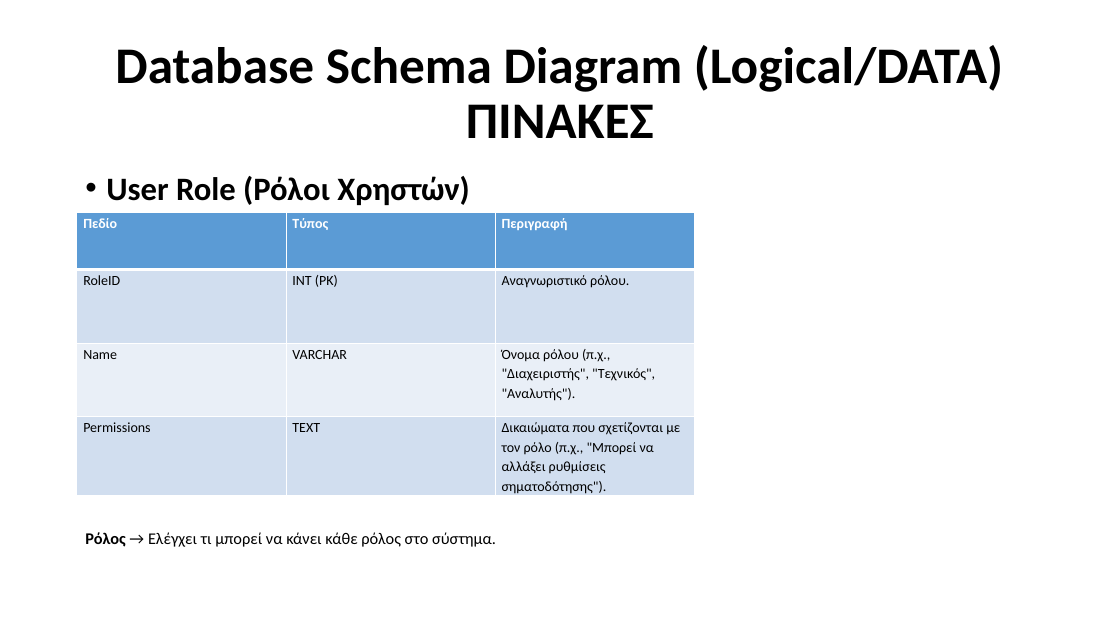
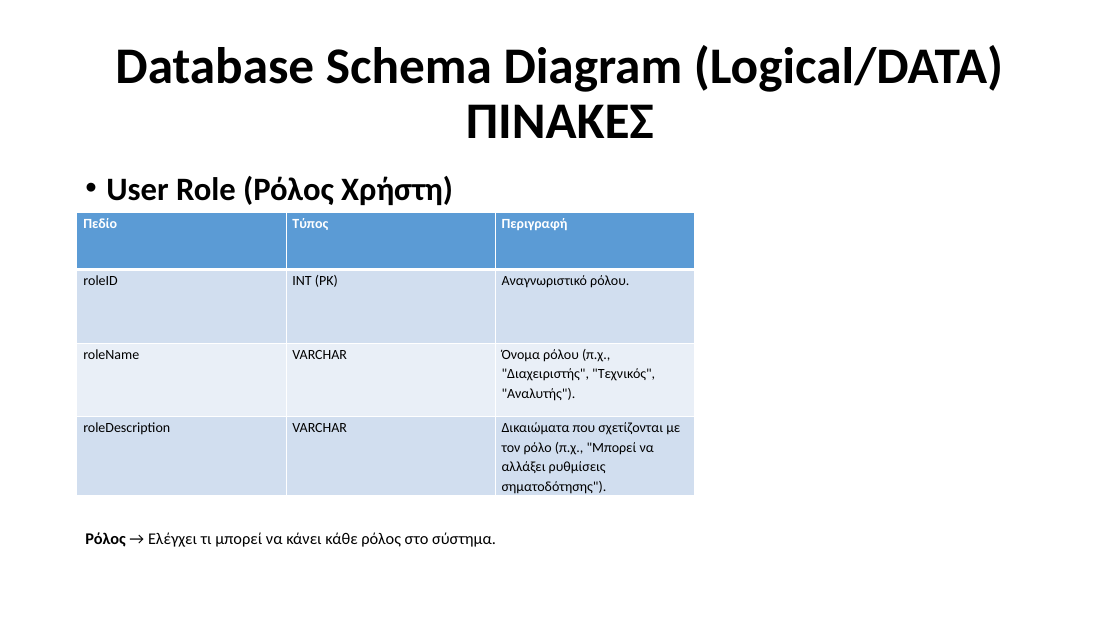
Before and after one commit to Ath21/STL_Drive, a slide deck: slide 24 of Presentation.pptx (slide 22 before the commit). Drawn at 1120x630 pixels with LibreOffice and Linux fonts; fonts in the diff are those of the drawing. Boxes give left, top, right and bottom in pixels: in the first picture for what was removed or moved away, otherwise in the second. Text is boxed around its words. In the diff, an @@ line names an element or a change of style, - is before the commit and + after.

```diff
--- a/Presentation.pptx
+++ b/Presentation.pptx
@@ text at (106,176,453,205): text changed @@
-• User Role (Ρόλοι Χρηστών)
+• User Role (Ρόλος Χρήστη)
@@ table at (77,213,695,498) @@
-row 2, column 1: RoleID
+row 2, column 1: roleID
-row 3, column 1: Name
+row 3, column 1: roleName
-row 4, column 1: Permissions
+row 4, column 1: roleDescription
-row 4, column 2: TEXT
+row 4, column 2: VARCHAR
```
Also in this commit, not shown: 5 other slides changed, 2 slides added.
